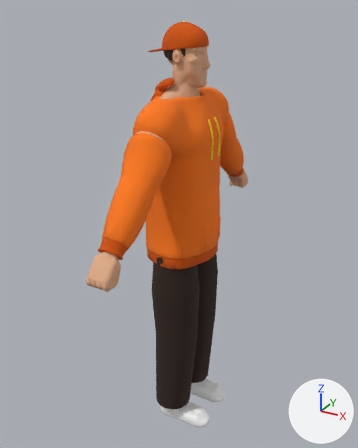
One commit to the glTF model assets/models/sculpt/max.glb: the scene before it, then after it.
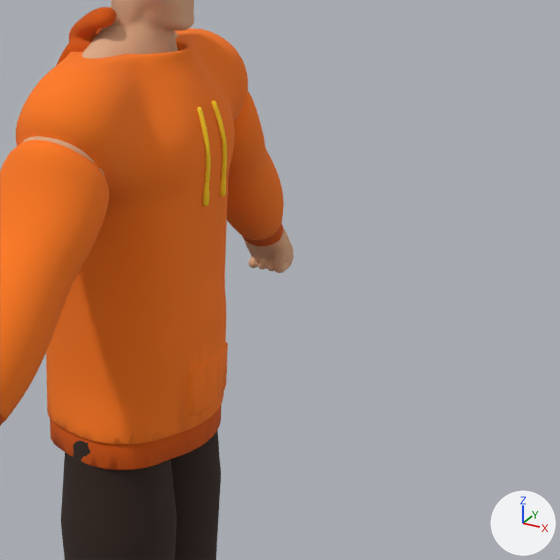
Old and new are each drawn whole from a 50 mm lens placed at (1.231, -2.312, 2.448), pointed at (-0.051, 0.019, 1.283) and again close up on the part from 35% to 100% of the width and 17% to 68% of the height. The lights are fixed; the arrows at lower right show +X, +Y and +Z. The last two pictures show the newer version.

Names of what the first close-up shows: 'body'.
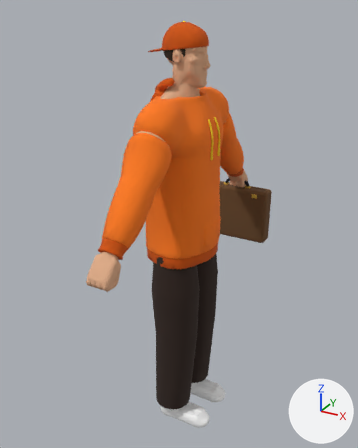
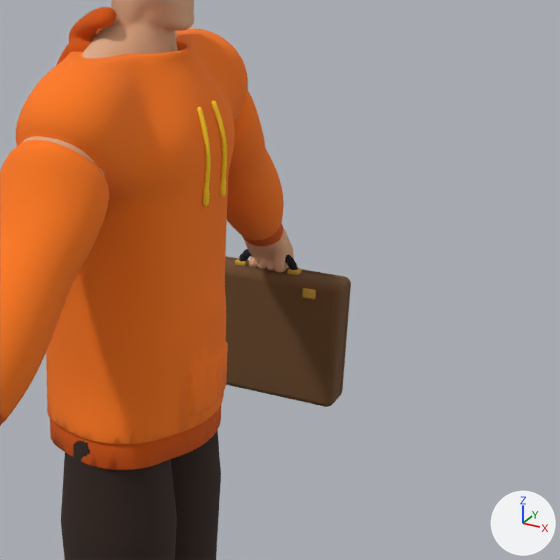
The change, as a list of edits to the scene's bpy script:
```text
Add mat_frame:
    mat_frame = principled_material('frame')
    mat_frame.base_color = (0.011, 0.0103, 0.016)  # black #1b1a22
    mat_frame.roughness = 1.0
Add mat_brass:
    mat_brass = principled_material('brass')
    mat_brass.base_color = (0.584, 0.352, 0.0452)  # yellow #c9a03c
    mat_brass.roughness = 1.0
Add mat_case:
    mat_case = principled_material('case')
    mat_case.base_color = (0.147, 0.0685, 0.0242)  # brown #6b4a2b
    mat_case.roughness = 1.0
Add me_prop_guard_case:
    me_prop_guard_case.from_pydata(...)  # 1216 vertices, 2400 faces; spans x -0.24..0.24, y 0.707..0.834, z 0.918..1.365
    # faces by material slot: [874, 1060, 466]
    me_prop_guard_case.materials.append(mat_case)  # brown #6b4a2b
    me_prop_guard_case.materials.append(mat_frame)  # black #1b1a22
    me_prop_guard_case.materials.append(mat_brass)  # yellow #c9a03c
Add ob_prop_guard_case:
    ob_prop_guard_case = bpy.data.objects.new('prop:guard-case', me_prop_guard_case)
    ob_prop_guard_case.location = (0.0, 0.0, 0.0)
```

Where the change shows, as pixel boxes [x1, y1, x2, y2] in the close-ups (560 x 560 px):
'prop:guard-case', added: after [225, 249, 351, 407]
    faces in mat_case (brown #6b4a2b): [225, 256, 351, 407]
    faces in mat_brass (yellow #c9a03c): [235, 258, 316, 299]
    faces in mat_frame (black #1b1a22): [239, 249, 298, 270]
